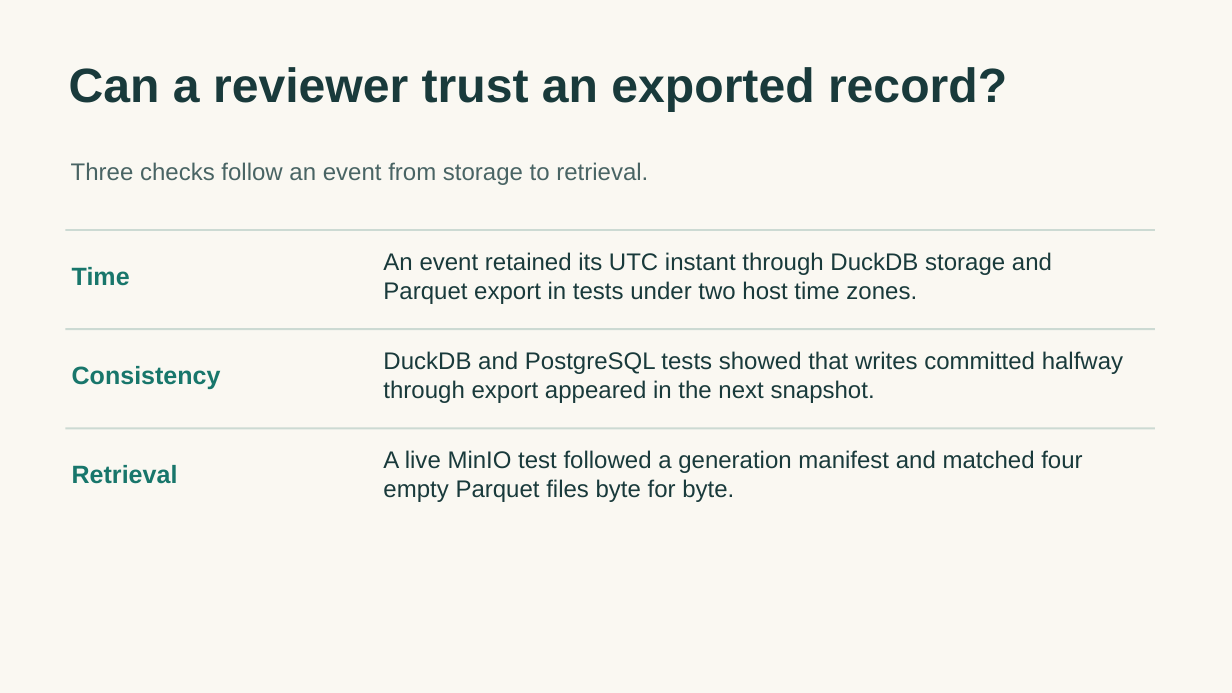
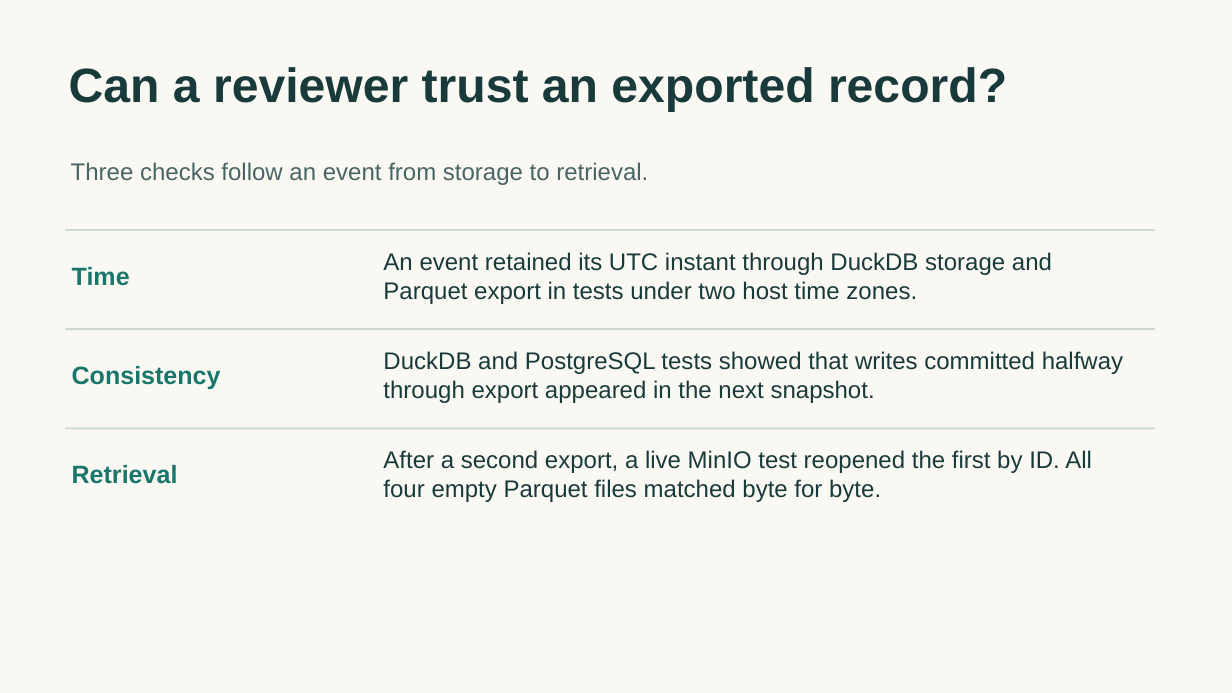
Before and after one commit to veerendra-saraswathi/S0.5, a slide deck: slide 5 of client-review/Samanvaya_05_MVP_Review.pptx. Drawn at 1232x693 pixels with LibreOffice and Linux fonts; fonts in the diff are those of the drawing. Boxes give left, top, right and bottom in pixels: in the first picture for what was removed or moved away, otherwise in the second. Text is boxed around its words. In the diff, an @@ line names an element or a change of style, - is before the commit and + after.

Commit message:
Update client review with verified two-generation MinIO readback

```diff
--- a/client-review/Samanvaya_05_MVP_Review.pptx
+++ b/client-review/Samanvaya_05_MVP_Review.pptx
@@ text at (383, 450, 1092, 502): text changed @@
-A live MinIO test followed a generation manifest and matched four empty Parquet files byte for byte.
+After a second export, a live MinIO test reopened the first by ID. All four empty Parquet files matched byte for byte.
```
Also in this commit, not shown: 3 other files.
